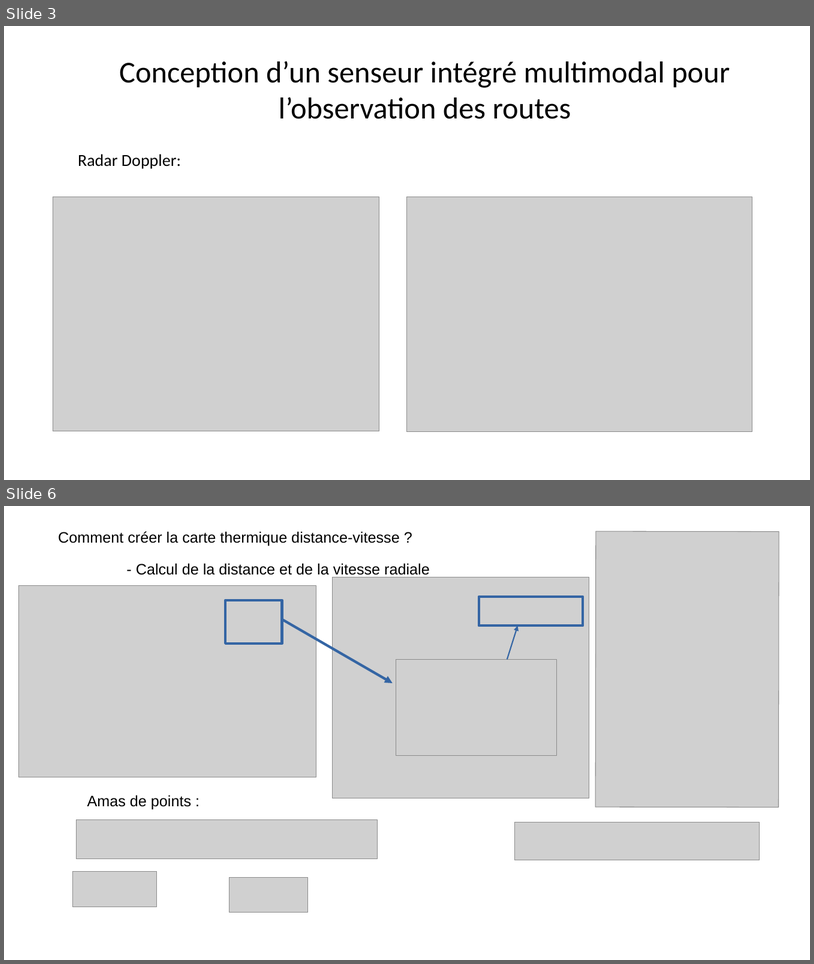
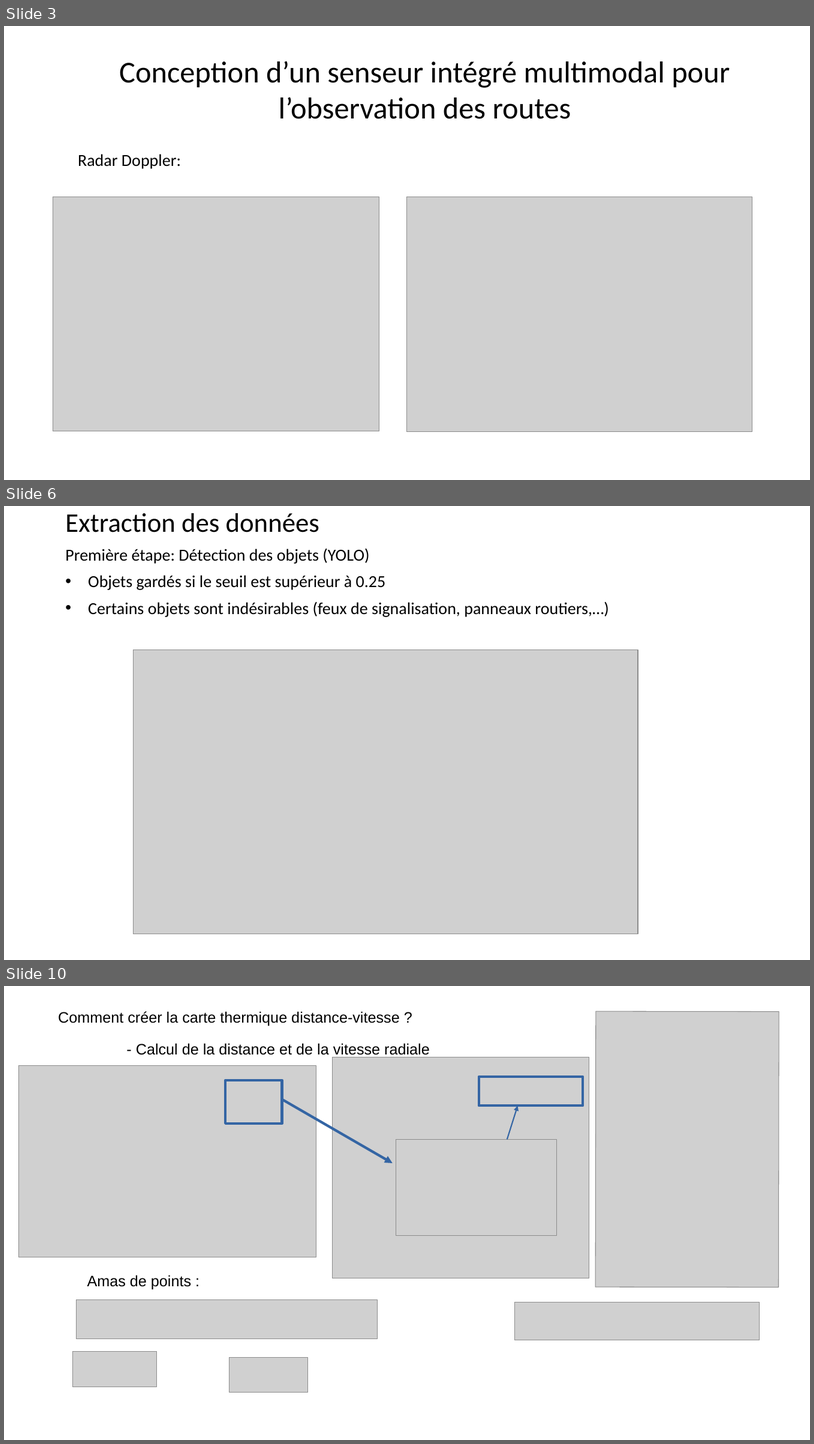
Before and after one commit to grotsartdehe/TFE, a slide deck: Presentation/Slides_TFE.pptx. Shown one above the other, each under a label of ours: slides 3 and 6 before the commit, slides 3, 6 and 10 after it; the slides between them are not shown. The pictures are 814x964 and 814x1444 pixels, drawn with LibreOffice and Linux fonts; fonts in the diff are those of the drawing; grey boxes stand for pictures. Boxes give left, top, right and bottom in pixels: in the first picture for what was removed or moved away, otherwise in the second. Text is boxed around its words. In the diff, an @@ line names an element or a change of style, - is before the commit and + after.

```diff
--- a/Presentation/Slides_TFE.pptx
+++ b/Presentation/Slides_TFE.pptx
@@ slide 6 added at box(4, 506, 810, 960), background #FFFFFF @@
@@ text added at box(65, 513, 609, 617), 20 pt, text #000000 @@
+Extraction des données
+Première étape: Détection des objets (YOLO)
+• Objets gardés si le seuil est supérieur à 0.25
+• Certains objets sont indésirables (feux de signalisation, panneaux routiers,…)
@@ picture added at box(134, 650, 638, 934) @@
@@ what was slide 6 is now slide 10 @@
```
Also in this commit, not shown: 2 slides changed, 6 other slides added.
